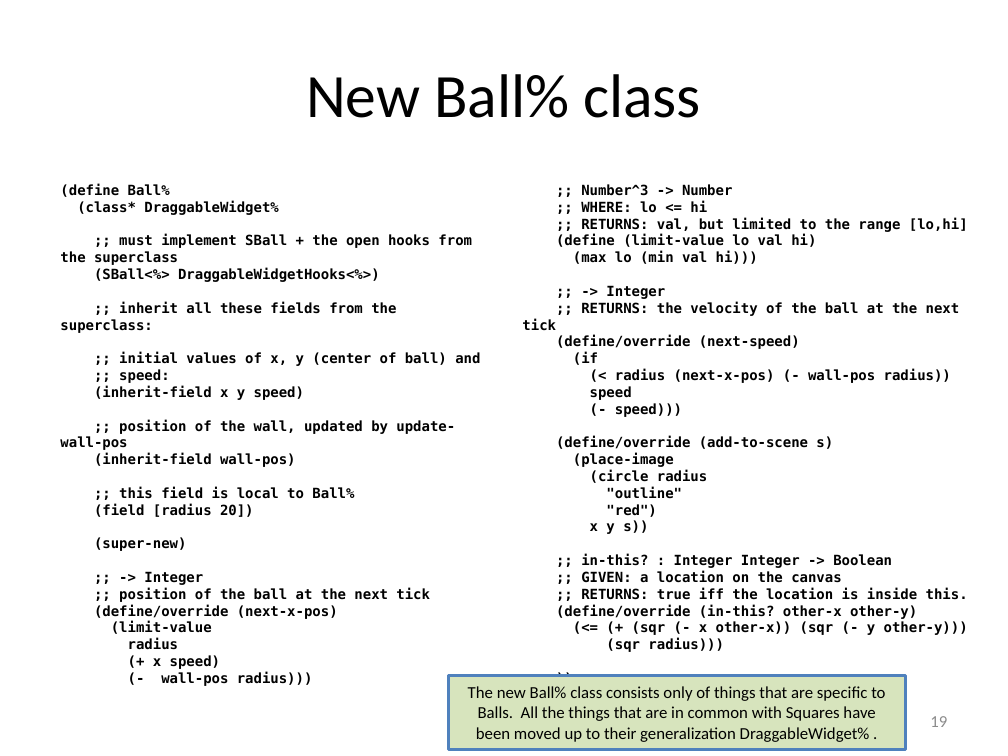
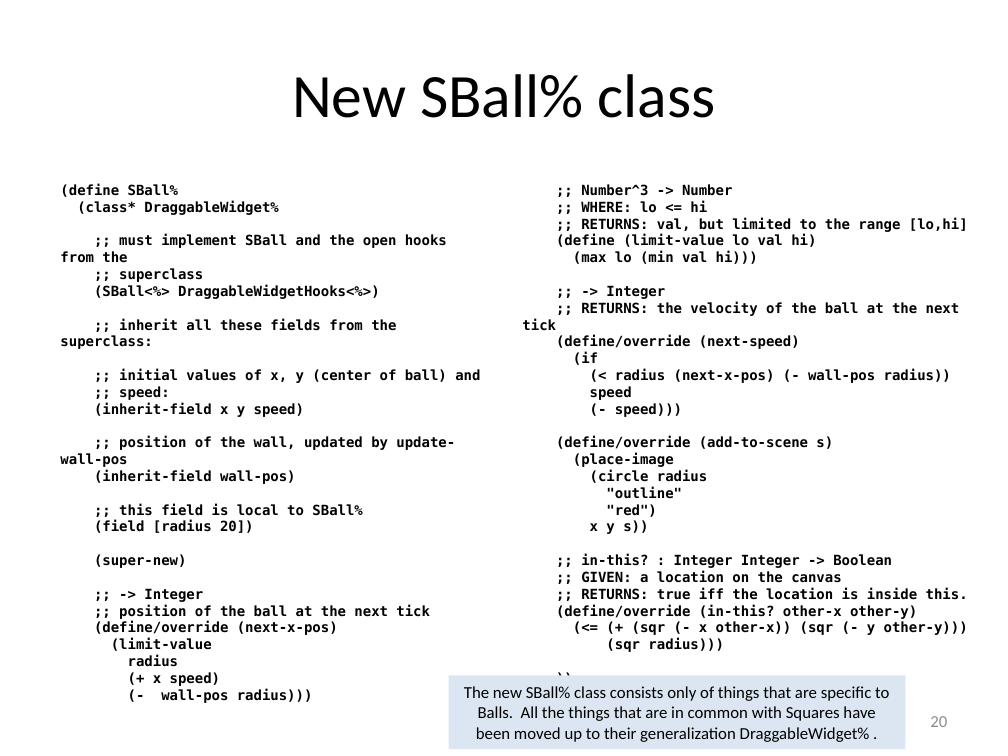
Before and after one commit to mwand/cs5010f16, a slide deck: slide 20 of Slides/Lesson 11.2 Using Inheritance to Share Implementations.pptx (slide 19 before the commit). Drawn at 1008x756 pixels with LibreOffice and Linux fonts; fonts in the diff are those of the drawing. Boxes give left, top, right and bottom in pixels: in the first picture for what was removed or moved away, otherwise in the second. Text is boxed around its words. In the diff, an @@ line names an element or a change of style, - is before the commit and + after.

```diff
--- a/Slides/Lesson 11.2 Using Inheritance to Share Implementations.pptx
+++ b/Slides/Lesson 11.2 Using Inheritance to Share Implementations.pptx
@@ title at [292,74,715,118]: text changed @@
-New Ball% class
+New SBall% class
@@ text at [60,183,178,197]: text changed @@
-(define Ball%
+(define SBall%
@@ text at [60,234,447,282]: text changed @@
-;; must implement SBall + the open hooks from the superclass
+;; must implement SBall and the open hooks from the
+;; superclass
@@ text at [119,503,362,516]: text changed @@
-;; this field is local to Ball%
+;; this field is local to SBall%
@@ rectangle "The new SBall% class consists ..." at [449,675,905,749]: fill #D7E4BD to #DCE6F2; outline #4F81BD 2 pt to none @@
@@ text in rectangle at [464,686,889,742]: text changed @@
-The new Ball% class consists only of things that are specific to Balls. All the things that are in common with Squares have been moved up to their generalization DraggableWidget% .
+The new SBall% class consists only of things that are specific to Balls. All the things that are in common with Squares have been moved up to their generalization DraggableWidget% .
@@ page number at [930,716,947,727]: text changed @@
-19
+20
```
Also in this commit, not shown: 20 other slides changed, 1 slide added, 14 other files.
